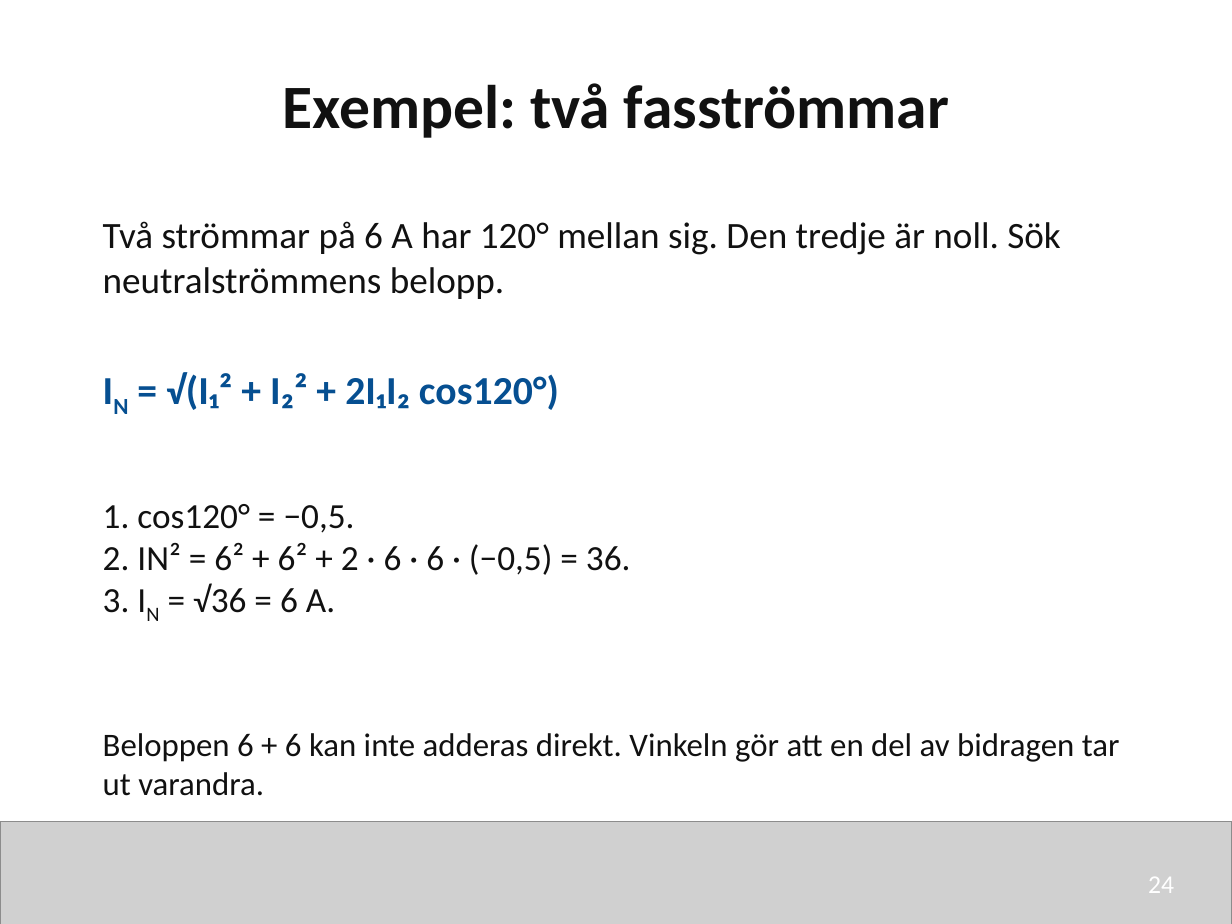
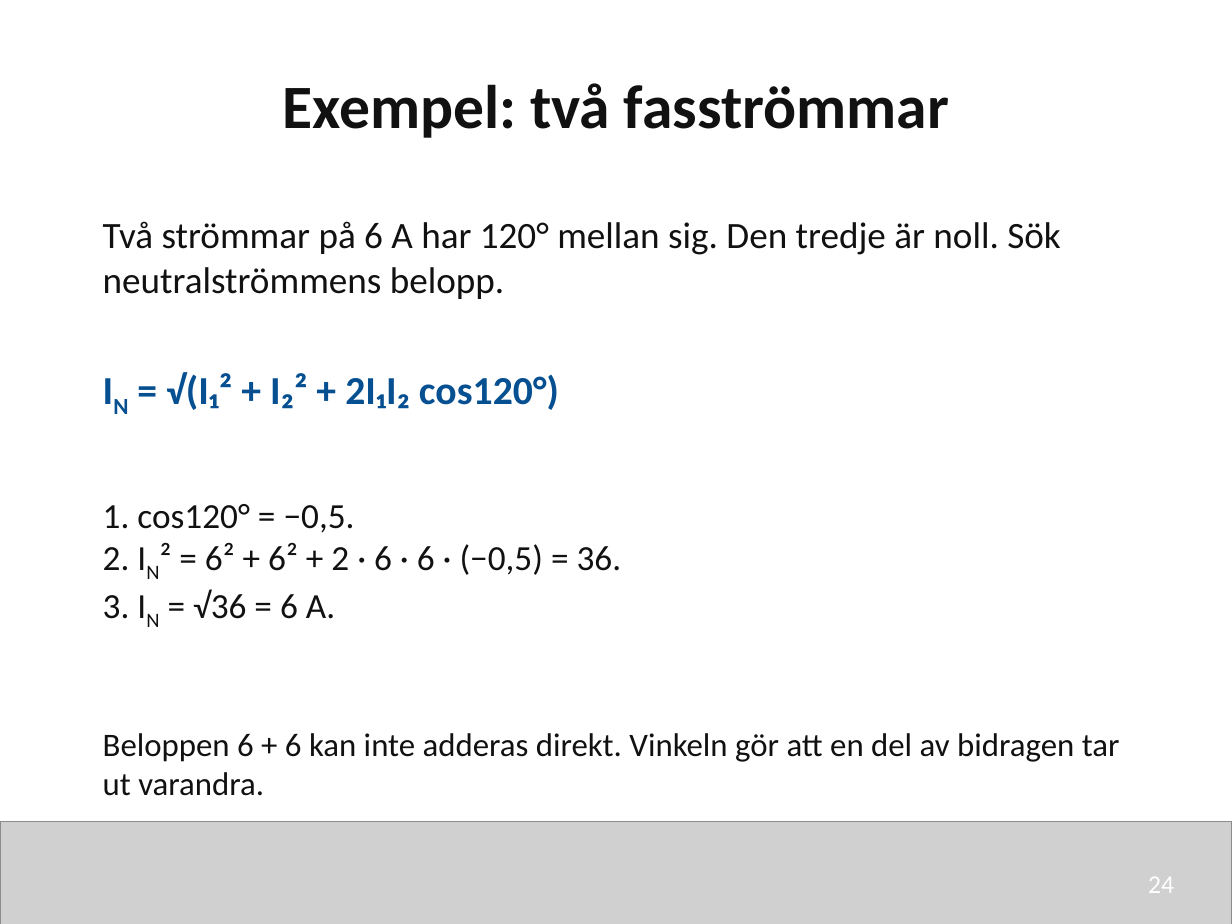
Before and after one commit to nj22az/nj22az.github.io, a slide deck: slide 24 of sjoskolan/vecka-41/aktuell/v41_01_Trefassystemets_grunder_elev.pptx. Drawn at 1232x924 pixels with LibreOffice and Linux fonts; fonts in the diff are those of the drawing; grey boxes stand for pictures. Boxes give left, top, right and bottom in pixels: in the first picture for what was removed or moved away, otherwise in the second. Text is boxed around its words. In the diff, an @@ line names an element or a change of style, - is before the commit and + after.

```diff
--- a/sjoskolan/vecka-41/aktuell/v41_01_Trefassystemets_grunder_elev.pptx
+++ b/sjoskolan/vecka-41/aktuell/v41_01_Trefassystemets_grunder_elev.pptx
@@ text at bbox=[103, 543, 622, 575]: now subscript in "IN²" @@
```
Also in this commit, not shown: 23 other files.
